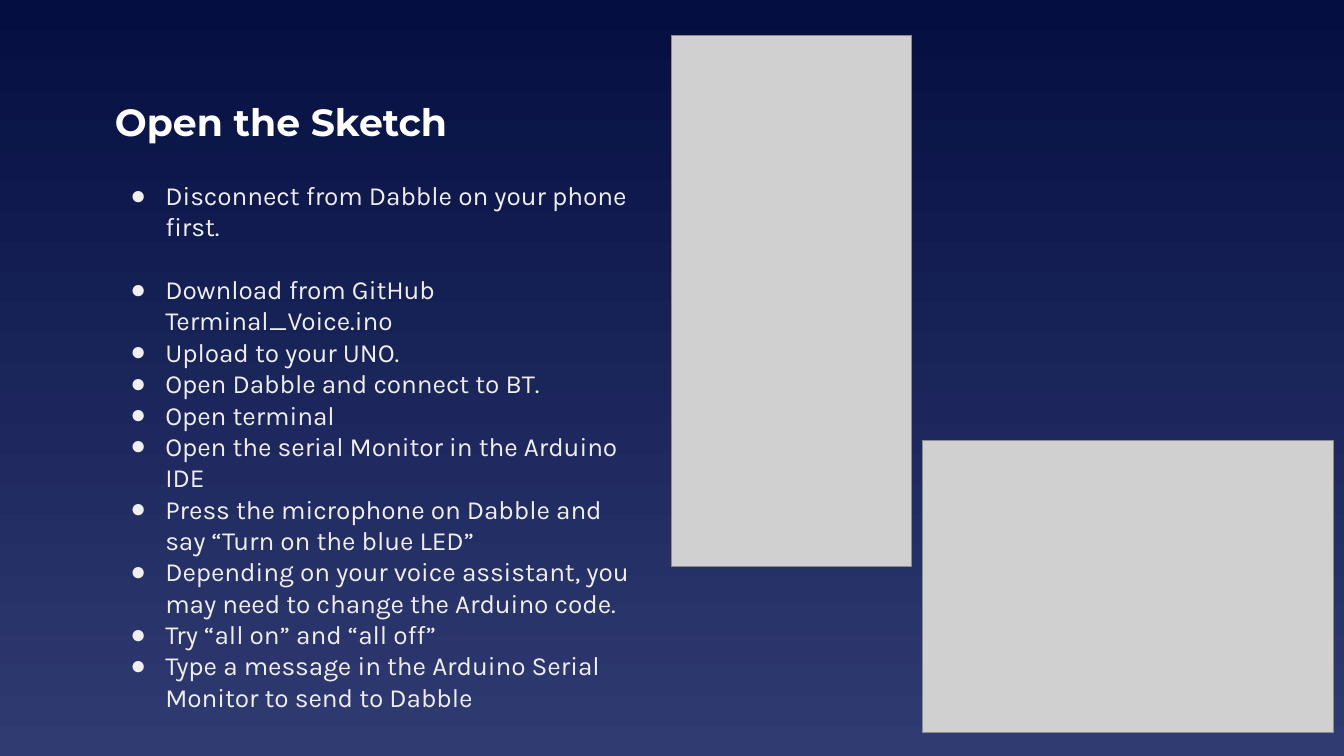
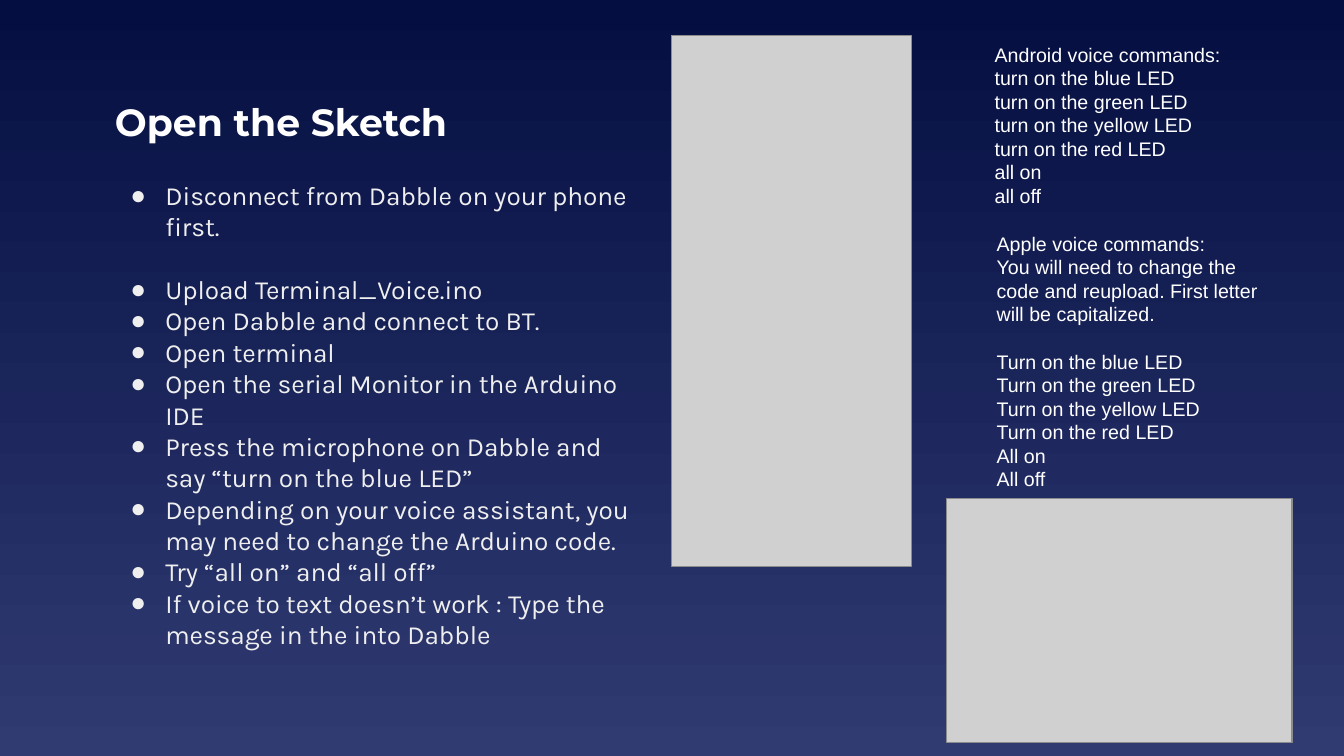
Before and after one commit to EELabMan/Arduino-9-Bluetooth, a slide deck: slide 23 of UTA EE Labs - Bluetooth.pptx (slide 19 before the commit). Drawn at 1344x756 pixels with LibreOffice and Linux fonts; fonts in the diff are those of the drawing; grey boxes stand for pictures. Boxes give left, top, right and bottom in pixels: in the first picture for what was removed or moved away, otherwise in the second. Text is boxed around its words. In the diff, an @@ line names an element or a change of style, - is before the commit and + after.

```diff
--- a/UTA EE Labs - Bluetooth.pptx
+++ b/UTA EE Labs - Bluetooth.pptx
@@ text added at (995, 47, 1220, 204), 14 pt, text #FFFFFF @@
+Android voice commands:
+turn on the blue LED
+turn on the green LED
+turn on the yellow LED
+turn on the red LED
+all on
+all off
@@ text added at (997, 236, 1258, 486), 14 pt, text #FFFFFF @@
+Apple voice commands:
+You will need to change the code and reupload. First letter will be capitalized.
+Turn on the blue LED
+Turn on the green LED
+Turn on the yellow LED
+Turn on the red LED
+All on
+All off
@@ text at (165, 281, 482, 305): text changed @@
-● Download from GitHub Terminal_Voice.ino
-● Upload to your UNO.
+● Upload Terminal_Voice.ino
@@ text at (165, 438, 602, 494): text changed @@
-● Press the microphone on Dabble and say “Turn on the blue LED”
+● Press the microphone on Dabble and say “turn on the blue LED”
@@ picture: place and size @@
-picture at (923, 441, 1334, 732)
+picture at (947, 498, 1292, 743)
@@ text at (165, 595, 605, 650): text changed @@
-● Type a message in the Arduino Serial Monitor to send to Dabble
+● If voice to text doesn’t work : Type the message in the into Dabble
```
Also in this commit, not shown: 13 other slides changed, 5 slides added, 1 slide removed.
